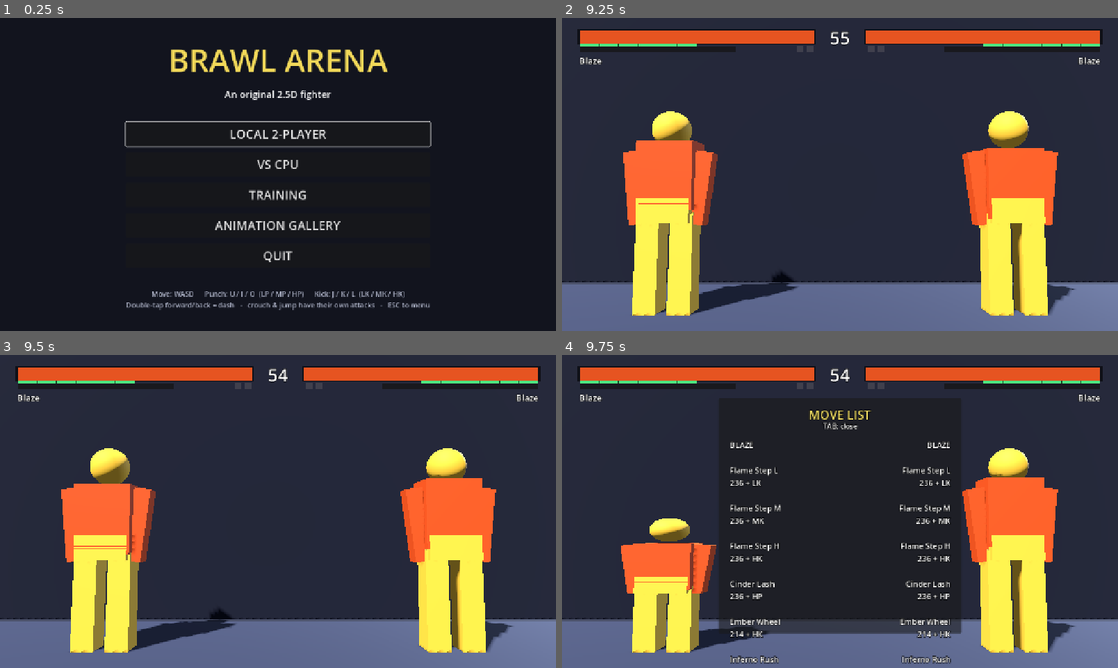
Above: before the commit, frames 1-4 (two rows, left to right).
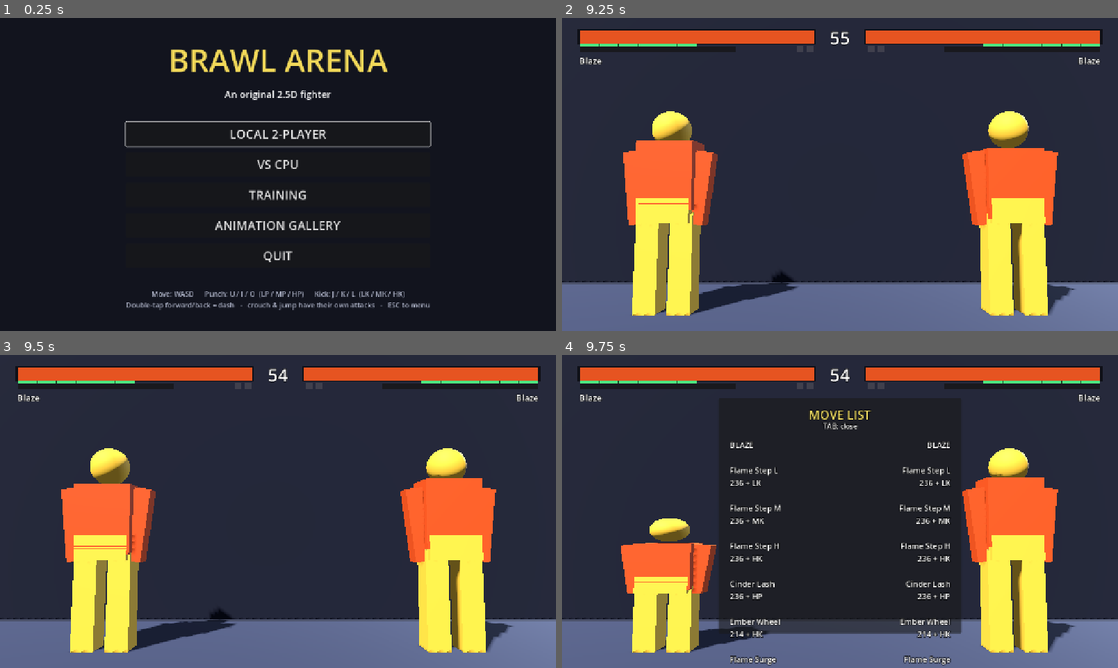
Above: after the commit, the same moments.

Repository: muji-wyh/FootisesGame3
Game: Godot game, scene res://scenes/Main.tscn
Two runs of this game, one before a commit and one after it. Both use one fixed random seed, a clock stepped at 60 frames per second and the inputs below. Sound files missing from this copy of the repository are replaced by a short silence.
Inputs (mouse positions are in pixels of both pictures, inside the frame that each line leads up to):
- Up to frame 1 (0.25 s): no input
- Up to frame 2 (9.25 s): click "LOCAL 2-PLAYER" at 0.5 s; click "FIGHT!" at 1.25 s; tap Enter at 2 s; move the mouse to (962, 158) at 2.02 s; hold D 2.03-2.75 s; tap U (p1_lp) at 2.1 s; click (962, 158) at 2.17 s; drag from (728, 190) to (812, 237) at 2.77 s; move the mouse to (895, 105) at 3.52 s; hold D 3.53-4.25 s; tap I at 3.6 s; drag from (812, 237) to (673, 127) at 4.27 s; move the mouse to (1006, 221) at 5.02 s; hold A 5.03-5.75 s; tap J at 5.1 s; drag from (673, 127) to (756, 96) at 5.77 s; move the mouse to (867, 174) at 6.52 s; hold S 6.53-7.25 s; tap L at 6.6 s; click (867, 174) at 6.67 s; drag from (756, 96) to (728, 190) at 7.27 s; tap Space at 8 s; move the mouse to (962, 158) at 8.02 s; hold W 8.03-8.75 s; hold E 8.03-8.75 s; drag from (728, 190) to (812, 237) at 8.77 s
- Up to frame 3 (9.5 s): no input
- Up to frame 4 (9.75 s): move the mouse to (895, 442) at 9.52 s; hold S from 9.53 s (still down); tap Tab at 9.6 s

Frames 1-3 are identical in both runs. In frame 4, 0.3% of the frame differs, in the area x 30-70%, y 96-100%.

Commit message:
Add Blaze combo expansion: Flame Surge launcher + aerial juggle routes
New, footsies-safe combo routes for Blaze (st.MK stays a pure poke with no
cancels; heavies keep their committal recovery):

- Flame Surge (236+MP): a new advancing 2-hit LAUNCHER special that pops the
  opponent into the air. Reachable as a cancel from st.MP / cr.MP / cr.MK /
  st.HP / st.HK / cr.HP, bridging the ground game into the air. Committal on
  whiff (long recovery); no invulnerable rise (route tool, not a reversal).
- Rising Inferno: launchers (Flame Surge / Cinder Lash / Ember Wheel / cr.HK)
  now cancel into Inferno Rush for an aerial juggle finisher.
- Cinder Low: cr.LK > cr.MK low-starting hit-confirm.
- Headline route: cr.MK > Flame Surge > Inferno Rush (low confirm -> launch ->
  super), verified at 4 hits / ~178 damage.

Adds _test_blaze_combo_expansion to the headless suite (wiring + behavioral
juggle/confirm coverage) and a _p1_qcf helper. Suite 389 -> 413 pass, 0 fail.
Updates the Blaze toolkit description in README and a combo-route design
comment in blaze.gd.

Co-authored-by: Copilot <223556219+Copilot@users.noreply.github.com>

Diff:
--- a/characters/blaze/blaze.gd
+++ b/characters/blaze/blaze.gd
@@ -40,16 +40,16 @@
 ## retune the data and that test together if a button's role changes.
 const NORMAL_TUNING := {
 	"st_lp": {"startup": 4, "active": 3, "recovery": 9, "damage": 27, "hitstun": 16, "blockstun": 9, "hitstop": 9, "guard" …(209 unchanged characters)…
-	"st_mp": {"startup": 7, "active": 3, "recovery": 16, "damag …(190 unchanged characters)… 0.62), "cancel_into": ["st_hp", "flame_step_m", "cinder_lash", "super_inferno"]},
-	"st_hp": {"startup": 9, "active": 4, "recovery": 18, "damag …(182 unchanged characters)… 9, 0.50, 0.68), "cancel_into": ["flame_step_m", "flame_step_h", "cinder_lash", " …(79 unchanged characters)…
+	"st_mp": {"startup": 7, "active": 3, "recovery": 16, "damag …(190 unchanged characters)… 0.62), "cancel_into": ["st_hp", "flame_surge", "flame_step_m", "cinder_lash", "super_inferno"]},
+	"st_hp": {"startup": 9, "active": 4, "recovery": 18, "damag …(182 unchanged characters)… 9, 0.50, 0.68), "cancel_into": ["flame_surge", "flame_step_m", "flame_step_h", "cinder_lash", " …(79 unchanged characters)…
 	"st_lk": {"startup": 5, "active": 3, "recovery": 9, "damage": 29, "hitstun": 14, "blockstun": 9, "hitstop": 9, "guard": GameConst.Guard.MID, "knockback": 3.0, "hit_offset": Vector3(0.66, 0.72, 0.0), "hit_size": Vector3(0.46, 0.34, 0.62), "cancel_into": ["flame_step_l"]},
 	"st_mk": {"startup": 7, "active": 4, "recovery": 14, "damage": 51, "hitstun": 18, "blockstun": 11, "hitstop": 10, "guard": GameConst.Guard.MID, "knockback": 4.2, "hit_offset": Vector3(0.74, 0.86, 0.0), "hit_size": Vector3(0.54, 0.40, 0.68), "cancel_into": []},
-	"st_hk": {"startup": 11, "active": 4, "recovery": 20, "dama …(208 unchanged characters)… velocity": 0.0, "cancel_into": ["flame_step_h", "cinder_lash", "ember_wheel", "s …(63 unchanged characters)…
+	"st_hk": {"startup": 11, "active": 4, "recovery": 20, "dama …(208 unchanged characters)… velocity": 0.0, "cancel_into": ["flame_surge", "flame_step_h", "cinder_lash", "ember_wheel", "s …(63 unchanged characters)…
 	"cr_lp": {"startup": 4, "active": 3, "recovery": 9, "damage": 25, "hitstun": 13, "blockstun": 9, "hitstop": 9, "guard": GameConst.Guard.MID, "knockback": 3.1, "hit_offset": Vector3(0.58, 0.78, 0.0), "hit_size": Vector3(0.37, 0.34, 0.55), "cancel_into": ["cr_lp", "flame_step_l"]},
-	"cr_mp": {"startup": 6, "active": 3, "recovery": 12, "damage": 46, "hitstun": 16, "blockstun": 10, "hitstop": 10, "guard": GameConst.Guard.MID, "knockback": 3.5, "cancel_into": ["st_mp", "flame_step_m", "super_inferno"]},
-	"cr_hp": {"startup": 7, "active": 5, "recovery": 22, "damag …(202 unchanged characters)… 0.8, 1.3, 0.7), "cancel_into": ["flame_step_h", "cinder_lash", "ember_wheel", "super_inferno"], "hit_reaction_clip": "KB_Hit_m_MidTop_Med"},
-	"cr_lk": {"startup": 5, "active": 3, "recovery": 9, "damage": 27, "hitstun": 13, "blockstun": 9, "hitstop": 9, "guard": GameConst.Guard.LOW, "knockback": 2.7, "hit_offset": Vector3(0.56, 0.26, 0.0), "hit_size": Vector3(0.38, 0.32, 0.60), "cancel_into": ["flame_step_l"]},
-	"cr_mk": {"startup": 7, "active": 4, "recovery": 14, "damag …(166 unchanged characters)… 8, 0.34, 0.64), "cancel_into": ["flame_step_m", "super_inferno"]},
+	"cr_mp": {"startup": 6, "active": 3, "recovery": 12, "damage": 46, "hitstun": 16, "blockstun": 10, "hitstop": 10, "guard": GameConst.Guard.MID, "knockback": 3.5, "cancel_into": ["st_mp", "flame_surge", "flame_step_m", "super_inferno"]},
+	"cr_hp": {"startup": 7, "active": 5, "recovery": 22, "damag …(202 unchanged characters)… 0.8, 1.3, 0.7), "cancel_into": ["flame_surge", "flame_step_h", "cinder_lash", "ember_wheel", "super_inferno"], "hit_reaction_clip": "KB_Hit_m_MidTop_Med"},
+	"cr_lk": {"startup": 5, "active": 3, "recovery": 9, "damage": 27, "hitstun": 13, "blockstun": 9, "hitstop": 9, "guard": GameConst.Guard.LOW, "knockback": 2.7, "hit_offset": Vector3(0.56, 0.26, 0.0), "hit_size": Vector3(0.38, 0.32, 0.60), "cancel_into": ["cr_mk", "flame_step_l"]},
+	"cr_mk": {"startup": 7, "active": 4, "recovery": 14, "damag …(166 unchanged characters)… 8, 0.34, 0.64), "cancel_into": ["flame_surge", "flame_step_m", "super_inferno"]},
 	"cr_hk": {"startup": 9, "active": 4, "recovery": 22, "damage": 76, "hitstun": 20, "blockstun": 12, "hitstop": 12, "gua …(197 unchanged characters)…
 	"air_lp": {"startup": 3, "active": 10, "recovery": 4, "damage": 27, "hitstun": 16, "blockstun": 10, "hitstop": 9, "guard": GameConst.Guard.OVERHEAD, "knockback": 2.8, "hit_offset": Vector3(0.45, 0.35, 0.0), "hit_size": Vector3(0.55, 0.45, 0.65)},
 	"air_mp": {"startup": 5, "active": 8, "recovery": 5, "damage": 48, "hitstun": 18, "blockstun": 11, "hitstop": 10, "guard": GameConst.Guard.OVERHEAD, "knockback": 3.8, "hit_offset": Vector3(0.52, 0.38, 0.0), "hit_size": Vector3(0.65, 0.50, 0.65)},
@@ -77,6 +77,18 @@
 
 	CharacterKit.add_standard_normals(c, 0.95, [], NORMAL_CLIPS)
 	_apply_move_overrides(c)
+
+	## Combo routes (cancel_into wiring above + the specials below). Designed to stay
+	## footsies-first: st.MK is deliberately left out of every route (it remains a pure
+	## neutral poke), and the heavies keep their long recovery (committal on whiff/block).
+	##   - Cinder Low     : cr.LK > cr.MK > (Flame Surge / Flame Step M / Super)
+	##                      -- a low-starting hit-confirm.
+	##   - Flame Surge    : the new 236+MP LAUNCHER; cancel a medium/heavy into it to pop the
+	##                      opponent up (st.MP / cr.MP / cr.MK / st.HP / st.HK / cr.HP).
+	##   - Rising Inferno : any launcher (Flame Surge / Cinder Lash / Ember Wheel / cr.HK)
+	##                      > Super Inferno -- a juggle into the aerial super finisher.
+	##   - Headline route : cr.MK > Flame Surge > Inferno Rush -- a low confirm that launches
+	##                      into the air and cashes out with the super.
 
 	# Flame Step: Blaze's Jinrai-like rekka role. Light confirms from jabs, medium is the
 	# target-combo route, heavy gives more carry and knockdown.
@@ -101,21 +113,40 @@
 		"hit_size": Vector3(0.90, 0.70, 0.72)}))
 
 	# Cinder Lash: Dragonlash-like forward kick for heavy confirms, DRC pressure and corner carry.
+	# It launches, so it now cancels into the super for an aerial "Rising Inferno" finisher.
 	c.add_move(CharacterKit.make_move({"id": "cinder_lash", "display_name": "Cinder Lash", "kind": GameConst.MoveKind.SPECIAL,
 		"button": GameConst.Btn.HP, "motion": MotionParser.QCF, "startup": 10, "active": 6, "recovery": 24,
 		"damage": 70, "hitstun": 24, "blockstun": 14, "hitstop": 12, "guard": GameConst.Guard.OVERHEAD,
 		"knockback": 5.8, "advance": 6.4, "launch": true, "launch_velocity": 6.8, "meter_gain": 12,
 		"sfx": "hp", "anim_limb": "leg_r", "anim_extend": 1.0, "anim_clip": "KB_p_HighKick_R_1",
-		"hit_offset": Vector3(0.95, 1.12, 0.0), "hit_size": Vector3(0.82, 0.78, 0.72)}))
-
-	# Ember Wheel: original corner-carry spin role, replacing the old generic tatsu.
+		"hit_offset": Vector3(0.95, 1.12, 0.0), "hit_size": Vector3(0.82, 0.78, 0.72),
+		"cancel_into": ["super_inferno"]}))
+
+	# Ember Wheel: original corner-carry spin role, replacing the old generic tatsu. Its
+	# multi-hit launch carries to the corner, then cancels into the super for a juggle finish.
 	c.add_move(CharacterKit.make_move({"id": "ember_wheel", "display_name": "Ember Wheel", "kind": GameConst.MoveKind.SPECIAL,
 		"button": GameConst.Btn.HK, "motion": MotionParser.QCB, "startup": 8, "active": 24, "recovery": 20,
 		"damage": 30, "hits": 4, "hit_gap": 5, "hitstun": 17, "blockstun": 12, "hitstop": 9,
 		"guard": GameConst.Guard.MID, "knockback": 1.8, "advance": 6.8, "launch": true,
 		"launch_velocity": 6.5, "meter_gain": 9, "sfx": "spin", "anim_limb": "leg_r",
 		"anim_extend": 1.0, "anim_clip": "KB_m_HighKickRound_R_1",
-		"hit_offset": Vector3(0.86, 0.88, 0.0), "hit_size": Vector3(0.96, 0.85, 0.72)}))
+		"hit_offset": Vector3(0.86, 0.88, 0.0), "hit_size": Vector3(0.96, 0.85, 0.72),
+		"cancel_into": ["super_inferno"]}))
+
+	# Flame Surge: Blaze's new mid-range LAUNCHER (236+MP). An advancing two-hit rising punch
+	# that pops the opponent into the air -- the ground-to-air bridge for his combo tree. It is
+	# reachable as a cancel from his mediums and heavies (st.MP / cr.MP / cr.MK / st.HP / st.HK /
+	# cr.HP), so a poke or a low confirm can launch. It is committal on whiff/block (long
+	# recovery) and itself cancels into the super for the full aerial route. Costs no meter; it
+	# is a route tool, not a reversal (no invulnerable rise -- see footsies design contract).
+	c.add_move(CharacterKit.make_move({"id": "flame_surge", "display_name": "Flame Surge", "kind": GameConst.MoveKind.SPECIAL,
+		"button": GameConst.Btn.MP, "motion": MotionParser.QCF, "startup": 8, "active": 6, "recovery": 26,
+		"damage": 30, "hits": 2, "hit_gap": 4, "hitstun": 20, "blockstun": 12, "hitstop": 11,
+		"guard": GameConst.Guard.MID, "knockback": 2.4, "advance": 4.2, "launch": true, "launch_velocity": 6.4,
+		"meter_gain": 11, "sfx": "mp", "anim_limb": "arm_r", "anim_extend": 0.9, "anim_clip": "KB_m_Uppercut_R",
+		"hit_offset": Vector3(0.74, 1.04, 0.0), "hit_size": Vector3(0.66, 0.82, 0.70),
+		"cancel_into": ["super_inferno"]}))
+
 
 	# Super: advancing 5-hit flaming rush.
 	c.add_move(CharacterKit.make_move({"id": "super_inferno", "display_name": "Inferno Rush", "kind": GameConst.MoveKind.SUPER,
--- a/tools/run_tests.gd
+++ b/tools/run_tests.gd
@@ -92,6 +92,13 @@
 	var hit := f2.health < hp_before
 	ctx["arena"].queue_free()
 	return hit
+
+## Feed P1 a quarter-circle-forward then `button` (down, down-forward, forward+button),
+## P2 neutral. `button == 0` performs the motion only (for chaining a double-QCF super).
+func _p1_qcf(ctx: Dictionary, button: int) -> void:
+	_step(ctx, _mk(0, -1), _neutral(), 2)
+	_step(ctx, _mk(1, -1), _neutral(), 2)
+	_step(ctx, _mk(1, 0, button), _neutral(), 1)
 
 func _initialize() -> void:
 	print("=== Brawl Arena combat tests ===")
@@ -142,6 +149,7 @@
 	_test_impact_fx_smoke()
 	_test_slowmo_director()
 	_test_combo()
+	_test_blaze_combo_expansion()
 	_test_drive_gauge()
 	_test_drive_rush()
 	_test_uppercut_rise()
@@ -1478,6 +1486,119 @@
 			break
 	_check("cr.MK can DRC into combo starter", entered_drc and dr_target)
 	drc["arena"].queue_free()
+
+## New combo routes (see the combo-route comment in characters/blaze/blaze.gd). Verifies the
+## wiring and that the headline combos connect: the light/low confirms, the new Flame Surge
+## launcher, and the launcher -> super "Rising Inferno" juggle. Stays footsies-first:
+## st.MK keeps no cancel routes.
+func _test_blaze_combo_expansion() -> void:
+	print("[blaze combo expansion]")
+	var b := CharacterLibrary.create("blaze")
+	# --- wiring (data) ---
+	_check("st.MK stays a pure poke (no cancels)", b.get_move("st_mk").cancel_into.is_empty())
+	_check("Cinder Low wired: cr.LK -> cr.MK", b.get_move("cr_lk").cancel_into.has("cr_mk"))
+	var fs := b.get_move("flame_surge")
+	_check("Flame Surge exists as a special", fs != null and fs.kind == GameConst.MoveKind.SPECIAL)
+	_check("Flame Surge is 236 + MP", fs != null and fs.button == GameConst.Btn.MP and fs.motion == MotionParser.QCF)
+	_check("Flame Surge is a launcher", fs != null and fs.launch and fs.launch_velocity > 0.0)
+	_check("Flame Surge is committal on whiff (long recovery)", fs != null and fs.recovery >= 20)
+	_check("Flame Surge has no invulnerable rise (route tool, not a reversal)", fs != null and not fs.rises)
+	for starter in ["st_mp", "cr_mp", "cr_mk", "st_hp", "st_hk", "cr_hp"]:
+		_check("%s can cancel into Flame Surge" % starter, b.get_move(starter).cancel_into.has("flame_surge"))
+	for launcher in ["flame_surge", "cinder_lash", "ember_wheel", "cr_hk"]:
+		_check("%s cancels into the super (Rising Inferno)" % launcher, b.get_move(launcher).cancel_into.has("super_inferno"))
+
+	# --- Cinder into the air (headline): cr.MK > Flame Surge > Inferno Rush. A low medium
+	# confirms into the new launcher, which juggles into the super. ---
+	var air := _build()
+	var aa: Fighter = air["f1"]
+	var ab: Fighter = air["f2"]
+	aa.meter = aa.character.max_meter
+	aa.position.x = -0.34
+	ab.position.x = 0.34
+	var ahp: int = ab.health
+	var amax := 0
+	# cr.MK, then wait for it to connect before cancelling.
+	_step(air, _mk(0, -1, GameConst.Btn.MK), _neutral(), 1)
+	var amark: int = ab.health
+	for i in range(12):
+		if ab.health < amark:
+			break
+		_step(air, _mk(0, -1), _neutral(), 1)
+	# Flame Surge (cancel): 236 + MP.
+	_p1_qcf(air, GameConst.Btn.MP)
+	for i in range(12):
+		_step(air, _neutral(), _neutral(), 1)
+		amax = maxi(amax, ab.combo_count)
+		if ab.launched:
+			break
+	# Inferno Rush (cancel): 236236 + HP.
+	_p1_qcf(air, 0)
+	_p1_qcf(air, GameConst.Btn.HP)
+	for i in range(60):
+		_step(air, _neutral(), _neutral(), 1)
+		amax = maxi(amax, ab.combo_count)
+	_check("Cinder-into-the-air links cr.MK > Flame Surge > super (>=4 hits)", amax >= 4)
+	_check("the full launching combo deals heavy damage", ahp - ab.health >= 150)
+	air["arena"].queue_free()
+
+	# --- Cinder Low: cr.LK > cr.MK (low-starting confirm) ---
+	var low := _build()
+	var la: Fighter = low["f1"]
+	var lb: Fighter = low["f2"]
+	la.position.x = -0.34
+	lb.position.x = 0.34
+	var lhp: int = lb.health
+	var lmax := 0
+	_step(low, _mk(0, -1, GameConst.Btn.LK), _neutral(), 1)
+	for i in range(10):
+		if lb.health < lhp:
+			break
+		_step(low, _mk(0, -1), _neutral(), 1)
+	_step(low, _mk(0, -1, GameConst.Btn.MK), _neutral(), 2)
+	for i in range(20):
+		_step(low, _neutral(), _neutral(), 1)
+		lmax = maxi(lmax, lb.combo_count)
+	_check("Cinder Low links cr.LK > cr.MK (>=2 hits)", lmax >= 2)
+	low["arena"].queue_free()
+
+	# --- Flame Surge launcher + Rising Inferno juggle: 236+MP launches, super-cancel juggles ---
+	var jug := _build()
+	var ua: Fighter = jug["f1"]
+	var ub: Fighter = jug["f2"]
+	ua.meter = ua.character.max_meter
+	ua.position.x = -0.4
+	ub.position.x = 0.4
+	var uhp: int = ub.health
+	var umax := 0
+	# Flame Surge (236 + MP).
+	_step(jug, _mk(0, -1), _neutral(), 2)
+	_step(jug, _mk(1, -1), _neutral(), 2)
+	_step(jug, _mk(1, 0, GameConst.Btn.MP), _neutral(), 1)
+	var surge_started := false
+	for i in range(16):
+		_step(jug, _neutral(), _neutral(), 1)
+		umax = maxi(umax, ub.combo_count)
+		if ua.current_move != null and ua.current_move.id == "flame_surge":
+			surge_started = true
+		if ub.launched:
+			break
+	var launched := ub.launched or not ub.on_ground
+	_check("Flame Surge comes out on 236 + MP", surge_started)
+	_check("Flame Surge launches the opponent into the air", launched)
+	# Cancel into Inferno Rush (236236 + HP) while the launcher is connected.
+	_step(jug, _mk(0, -1), _neutral(), 1)
+	_step(jug, _mk(1, -1), _neutral(), 1)
+	_step(jug, _mk(1, 0), _neutral(), 1)
+	_step(jug, _mk(0, -1), _neutral(), 1)
+	_step(jug, _mk(1, -1), _neutral(), 1)
+	_step(jug, _mk(1, 0, GameConst.Btn.HP), _neutral(), 1)
+	for i in range(60):
+		_step(jug, _neutral(), _neutral(), 1)
+		umax = maxi(umax, ub.combo_count)
+	_check("Rising Inferno juggle: Flame Surge > super extends the combo (>=3 hits)", umax >= 3)
+	_check("Rising Inferno juggle deals real damage", uhp - ub.health >= 100)
+	jug["arena"].queue_free()
 
 func _test_drive_gauge() -> void:
 	print("[drive gauge]")
Not shown, changed: README.md
